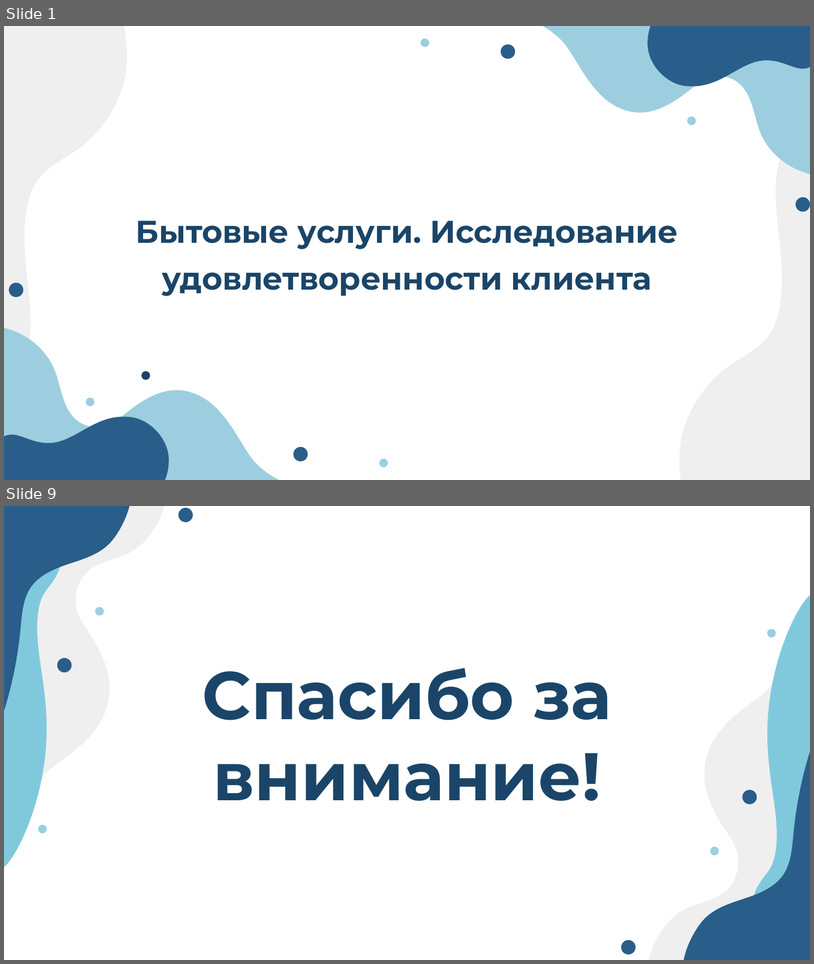
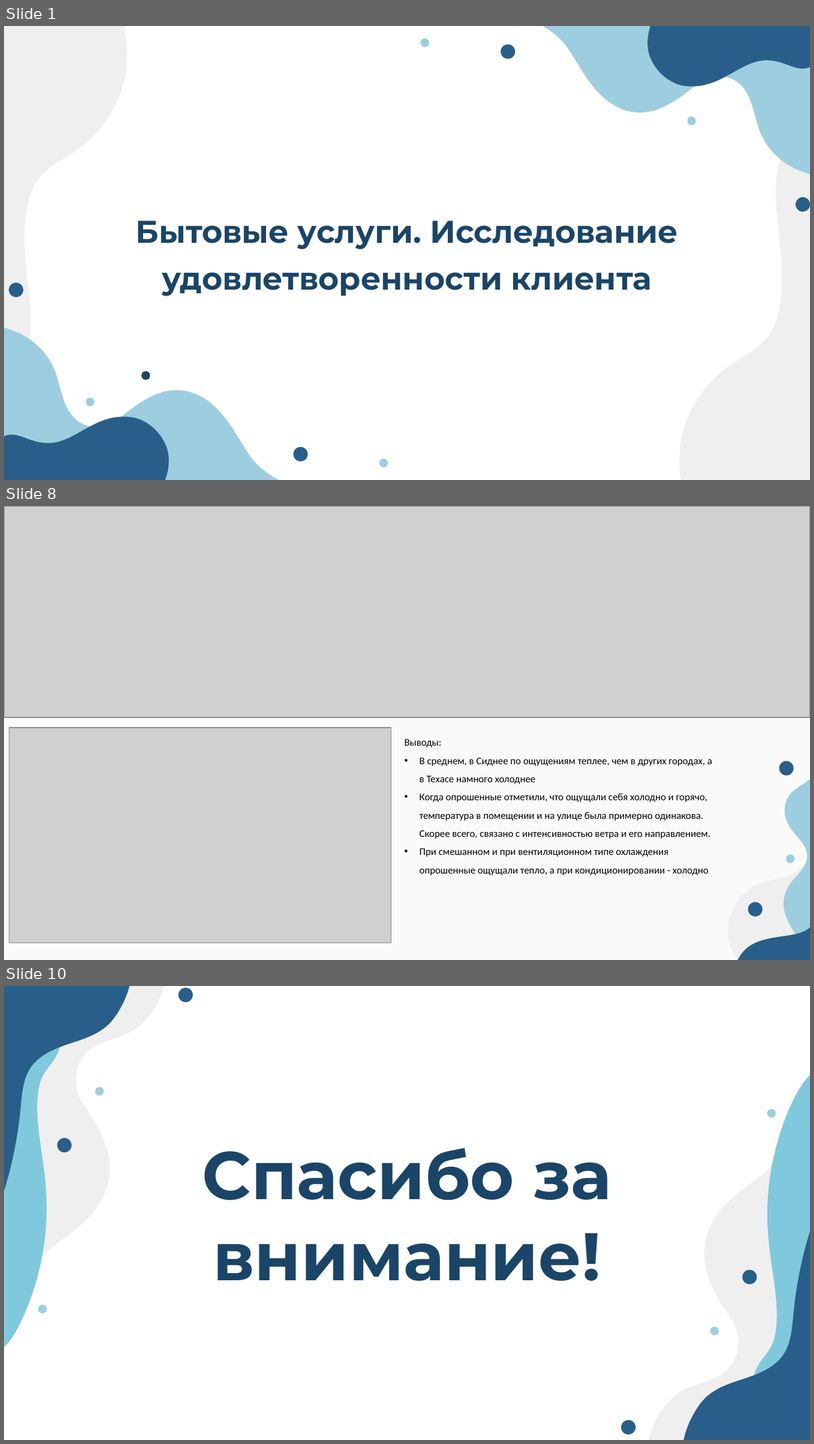
Before and after one commit to olegg366/SCHAD_household_services_09, a slide deck: Презентация.pptx. Shown one above the other, each under a label of ours: slides 1 and 9 before the commit, slides 1, 8 and 10 after it; the slides between them are not shown. The pictures are 814x964 and 814x1444 pixels, drawn with LibreOffice and Linux fonts; fonts in the diff are those of the drawing; grey boxes stand for pictures. Boxes give left, top, right and bottom in pixels: in the first picture for what was removed or moved away, otherwise in the second. Text is boxed around its words. In the diff, an @@ line names an element or a change of style, - is before the commit and + after.

```diff
--- a/Презентация.pptx
+++ b/Презентация.pptx
@@ slide 8 added at (4,506,810,960), background #FAFAFA @@
@@ picture added at (4,506,810,717) @@
@@ freeform shape added at (719,711,810,960), fill #285E89 @@
@@ picture added at (9,727,391,942) @@
@@ text added at (405,739,713,875), 9 pt, text #000000 @@
+Выводы:
+• В среднем, в Сиднее по ощущениям теплее, чем в других городах, а в Техасе намного холоднее
+• Когда опрошенные отметили, что ощущали себя холодно и горячо, температура в помещении и на улице была примерно одинакова. Скорее всего, связано с интенсивностью ветра и его направлением.
+• При смешанном и при вентиляционном типе охлаждения опрошенные ощущали тепло, а при кондиционировании - холодно
@@ freeform shape added at (702,771,810,960), fill #EFEFEF @@
@@ freeform shape added at (740,758,810,960), fill #9DCEDF @@
@@ ellipse added at (777,758,797,778), fill #285E89 @@
@@ ellipse added at (785,853,797,865), fill #9DCEDF @@
@@ ellipse added at (746,899,765,919), fill #285E89 @@
@@ what was slide 9 is now slide 10 @@
```
Also in this commit, not shown: 3 slides changed, 4 other slides added, 4 slides removed.
